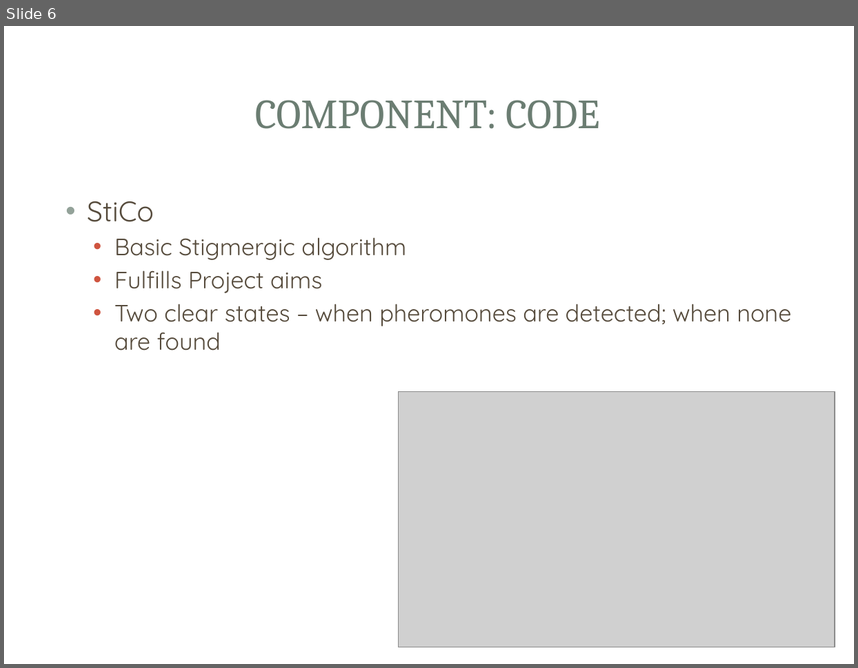
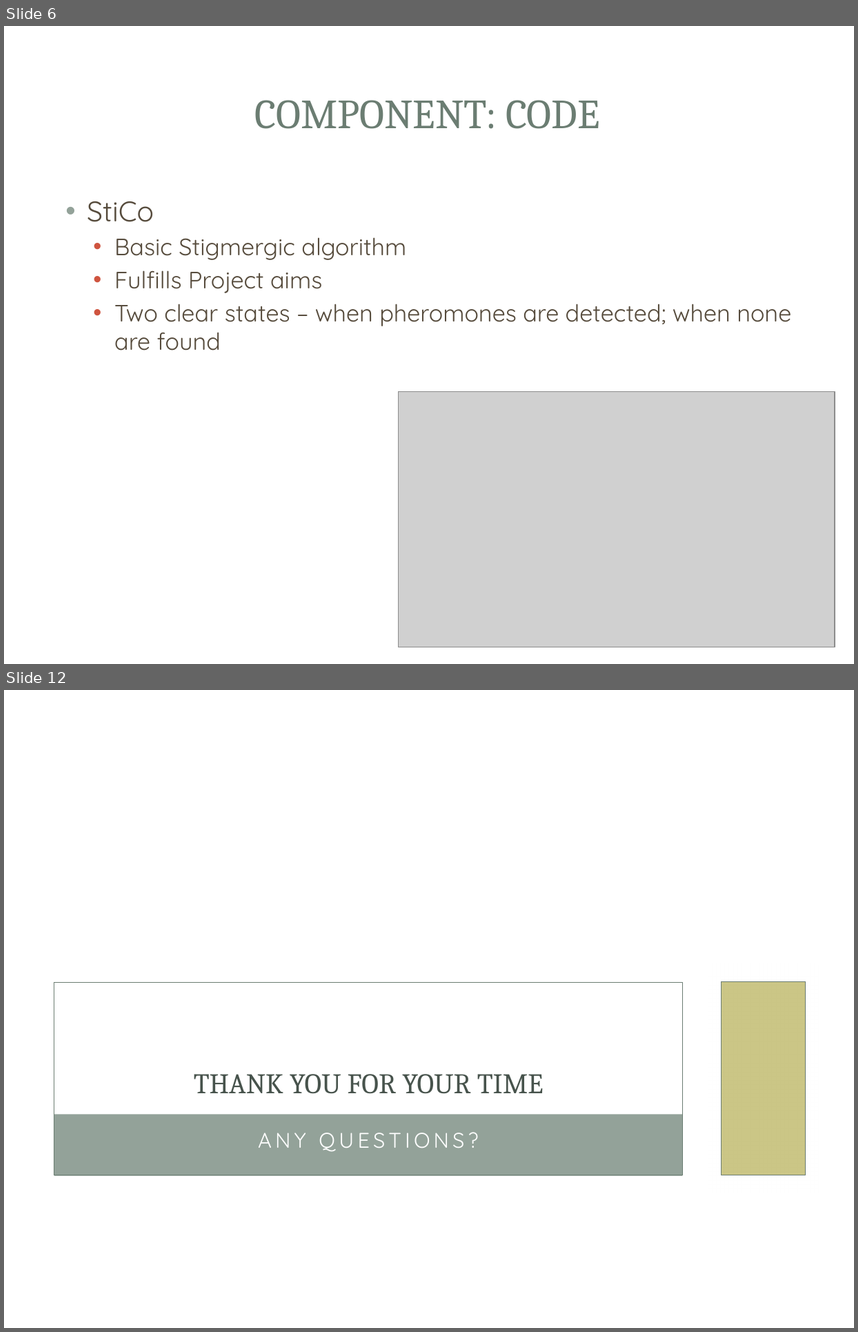
Before and after one commit to Chuddington/FYP-Stigmergy, a slide deck: psn/Design Presentation.pptx. Shown one above the other, each under a label of ours: slide 6 before the commit, slides 6 and 12 after it; the slides between them are not shown. The pictures are 858x668 and 858x1332 pixels, drawn with LibreOffice and Linux fonts; fonts in the diff are those of the drawing; grey boxes stand for pictures; background and template pictures are left out. Boxes give left, top, right and bottom in pixels: in the first picture for what was removed or moved away, otherwise in the second. Text is boxed around its words. In the diff, an @@ line names an element or a change of style, - is before the commit and + after.

```diff
--- a/psn/Design Presentation.pptx
+++ b/psn/Design Presentation.pptx
@@ slide 12 added at bbox=[4, 690, 854, 1328], background picture (left out); not listed: 1 template element that a slide beside it also shows @@
@@ rectangle added at bbox=[36, 964, 701, 1192], fill #FFFFFF at 83% opacity @@
@@ rectangle added at bbox=[45, 974, 692, 1183], fill #FFFFFF @@
@@ rectangle added at bbox=[708, 964, 818, 1192], fill #FFFFFF at 83% opacity @@
@@ rectangle added at bbox=[54, 982, 682, 1174], outline #6B7D72 0.5 pt @@
@@ rectangle added at bbox=[721, 982, 806, 1174], fill #B5AE53 at 70% opacity, outline #6B7D72 0.5 pt @@
@@ title added at bbox=[194, 1074, 544, 1094], 24 pt, text #47534C @@
+THANK YOU FOR YOUR TIME
@@ rectangle added at bbox=[54, 1114, 682, 1176], fill #93A299 @@
@@ subtitle added at bbox=[258, 1132, 478, 1151], 18 pt, text #FFFFFF @@
+ANY QUESTIONS?
```
Also in this commit, not shown: 5 other slides added, 4 other files.
